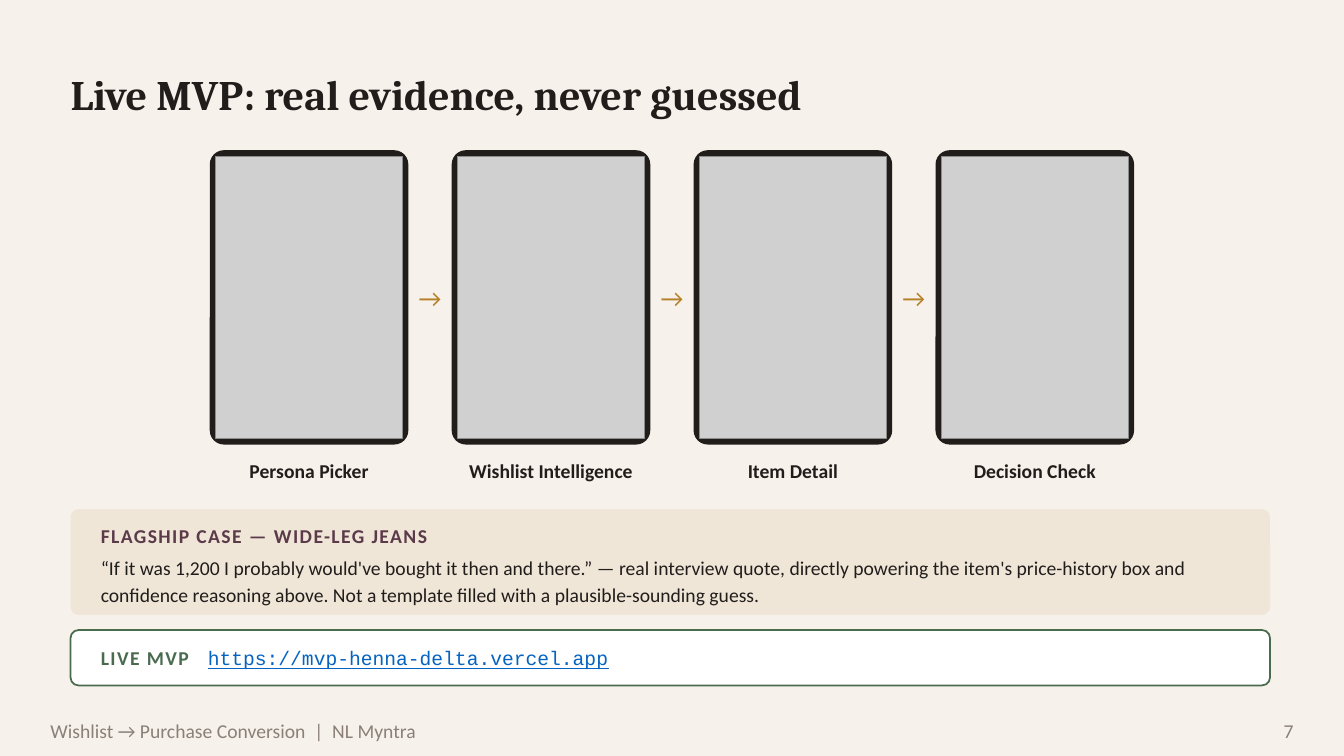
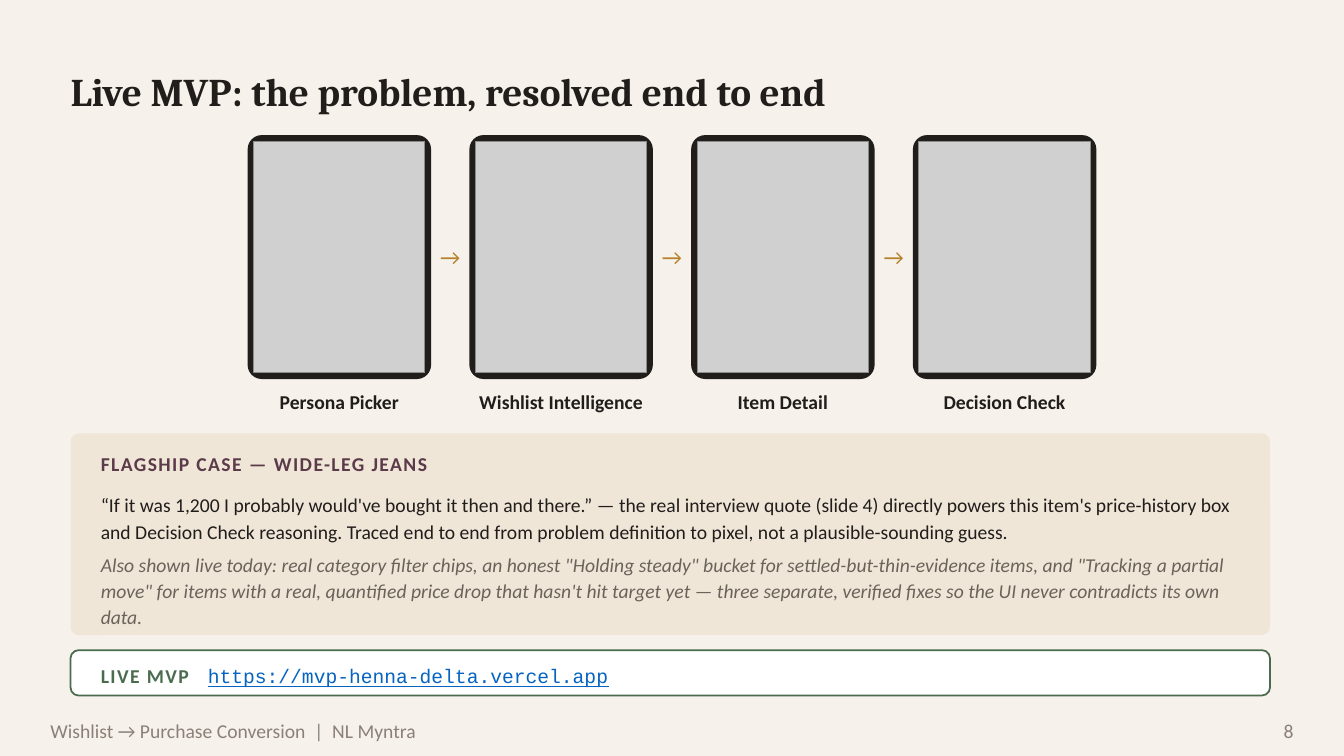
Before and after one commit to blazing-llama/NL-Myntra-Graduation-Project, a slide deck: slide 8 of docs/deck/NL Myntra.pptx (slide 7 before the commit). Drawn at 1344x756 pixels with LibreOffice and Linux fonts; fonts in the diff are those of the drawing; grey boxes stand for pictures. Boxes give left, top, right and bottom in pixels: in the first picture for what was removed or moved away, otherwise in the second. Text is boxed around its words. In the diff, an @@ line names an element or a change of style, - is before the commit and + after.

```diff
--- a/docs/deck/NL Myntra.pptx
+++ b/docs/deck/NL Myntra.pptx
@@ text at (71,78,826,115): text changed; size 30 to 28 pt @@
-Live MVP: real evidence, never guessed
+Live MVP: the problem, resolved end to end
@@ proportions changed in 6 elements at (71,650,1270,696), (71,434,1270,635), (692,135,875,379), (470,135,653,379), (913,135,1097,379), (248,135,432,379) @@
@@ rounded rectangle: place and size @@
-rounded rectangle at (210,150,408,445)
+rounded rectangle at (248,135,432,379)
@@ picture: place and size @@
-picture at (216,156,402,439)
+picture at (254,141,425,373)
@@ size 18 to 16 pt in 3 elements at (647,141,698,373), (869,141,920,373), (425,141,476,373) @@
@@ text "→": place and size @@
-text "→" at (402,156,458,439)
+text "→" at (425,141,476,373)
@@ rounded rectangle: place and size @@
-rounded rectangle at (452,150,650,445)
+rounded rectangle at (470,135,653,379)
@@ picture: place and size @@
-picture at (458,156,644,439)
+picture at (476,141,647,373)
@@ text "→": place and size @@
-text "→" at (644,156,700,439)
+text "→" at (647,141,698,373)
@@ rounded rectangle: place and size @@
-rounded rectangle at (694,150,892,445)
+rounded rectangle at (692,135,875,379)
@@ picture: place and size @@
-picture at (700,156,886,439)
+picture at (698,141,869,373)
@@ text "→": place and size @@
-text "→" at (886,156,942,439)
+text "→" at (869,141,920,373)
@@ rounded rectangle: place and size @@
-rounded rectangle at (936,150,1134,445)
+rounded rectangle at (913,135,1097,379)
@@ picture: place and size @@
-picture at (942,156,1128,439)
+picture at (920,141,1091,373)
@@ text "Persona Picker": place and size @@
-text "Persona Picker" at (249,464,368,478)
+text "Persona Picker" at (280,395,399,409)
@@ text "Wishlist Intelligence": place and size @@
-text "Wishlist Intelligence" at (469,464,633,482)
+text "Wishlist Intelligence" at (479,395,643,413)
@@ text "Item Detail": place and size @@
-text "Item Detail" at (748,464,838,478)
+text "Item Detail" at (738,395,828,409)
@@ text "Decision Check": place and size @@
-text "Decision Check" at (974,464,1095,478)
+text "Decision Check" at (944,395,1065,409)
@@ rounded rectangle: place and size @@
-rounded rectangle at (71,509,1270,615)
+rounded rectangle at (71,434,1270,635)
@@ text "FLAGSHIP CASE — WIDE-LEG JEANS": place and size @@
-text "FLAGSHIP CASE — WIDE-LEG JEANS" at (101,530,427,543)
+text "FLAGSHIP CASE — WIDE-LEG JEANS" at (101,458,427,471)
@@ text at (101,498,1230,543): text changed @@
-“If it was 1,200 I probably would've bought it then and there.” — real interview quote, directly powering the item's price-history box and confidence reasoning above. Not a template filled with a plausible-sounding guess.
+“If it was 1,200 I probably would've bought it then and there.” — the real interview quote (slide 4) directly powers this item's price-history box and Decision Check reasoning. Traced end to end from problem definition to pixel, not a plausible-sounding guess.
@@ text added at (101,558,1223,624), 14 pt, text #6B6259, italic @@
+Also shown live today: real category filter chips, an honest "Holding steady" bucket for settled-but-thin-evidence items, and "Tracking a partial move" for items with a real, quantified price drop that hasn't hit target yet — three separate, verified fixes so the UI never contradicts its own data.
@@ rounded rectangle: place and size @@
-rounded rectangle at (71,630,1270,686)
+rounded rectangle at (71,650,1270,696)
@@ text "LIVE MVP https://mvp-henna-delta.vercel.app": place and size @@
-text "LIVE MVP https://mvp-henna-delta.vercel.app" at (101,651,608,669)
+text "LIVE MVP https://mvp-henna-delta.vercel.app" at (101,669,608,687)
@@ text at (1284,724,1294,738): text changed @@
-7
+8
```
Also in this commit, not shown: 6 other slides changed, 3 slides added, 3 slides removed, 5 other files.
